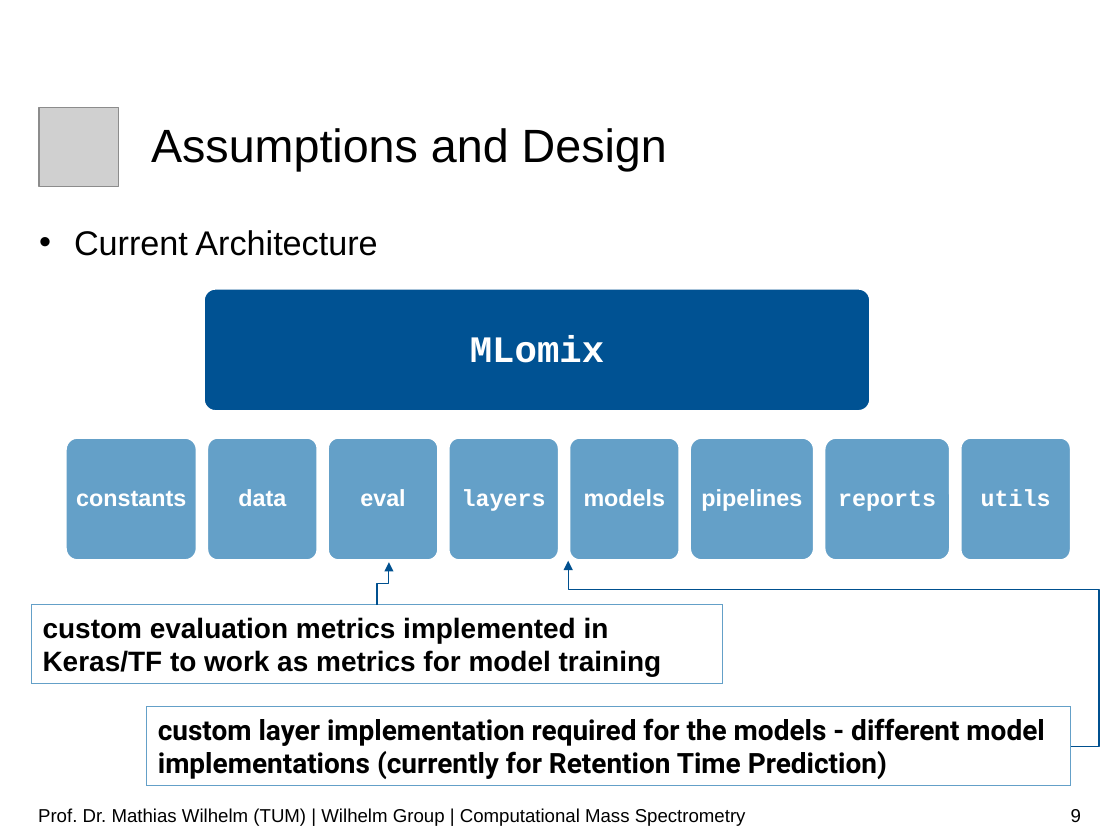
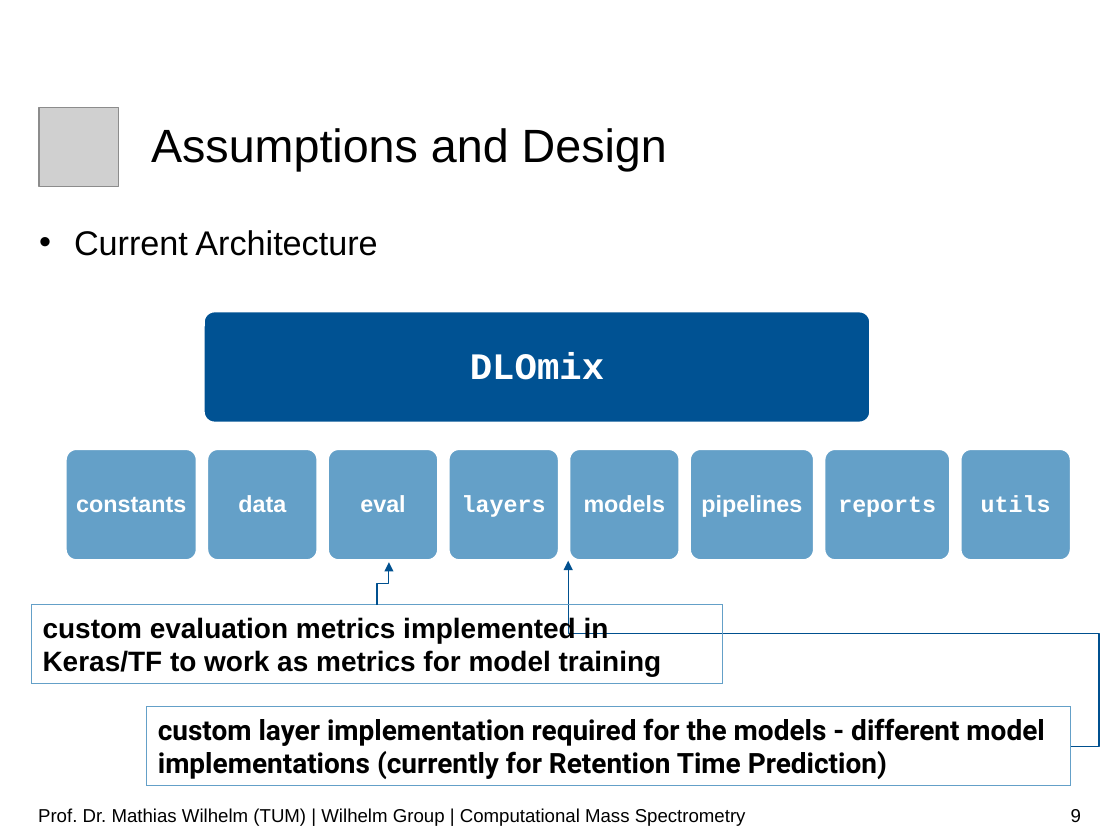
Before and after one commit to wilhelm-lab/dlomix-resources, a slide deck: slide 9 of 01_Intro_Slides_SummerSchool_Sep21.pptx. Drawn at 1120x840 pixels with LibreOffice and Linux fonts; fonts in the diff are those of the drawing; grey boxes stand for pictures; background and template pictures are left out. Boxes give left, top, right and bottom in pixels: in the first picture for what was removed or moved away, otherwise in the second. Text is boxed around its words. In the diff, an @@ line names an element or a change of style, - is before the commit and + after.

```diff
--- a/01_Intro_Slides_SummerSchool_Sep21.pptx
+++ b/01_Intro_Slides_SummerSchool_Sep21.pptx
@@ rounded rectangle: place and size @@
-rounded rectangle at (203,288,870,411)
+rounded rectangle at (203,311,870,423)
@@ text removed at (470,335,604,363) @@
-MLomix
@@ text added at (470,352,604,380), 24 pt, text #FFFFFF, bold @@
+DLOmix
@@ rounded rectangle: place and size @@
-rounded rectangle at (65,437,197,560)
+rounded rectangle at (65,448,197,560)
@@ rounded rectangle: place and size @@
-rounded rectangle at (207,437,318,560)
+rounded rectangle at (207,448,318,560)
@@ rounded rectangle: place and size @@
-rounded rectangle at (327,437,438,560)
+rounded rectangle at (327,448,438,560)
@@ rounded rectangle: place and size @@
-rounded rectangle at (448,437,559,560)
+rounded rectangle at (448,448,559,560)
@@ rounded rectangle: place and size @@
-rounded rectangle at (569,437,680,560)
+rounded rectangle at (569,448,680,560)
@@ rounded rectangle: place and size @@
-rounded rectangle at (690,437,815,560)
+rounded rectangle at (690,448,815,560)
@@ rounded rectangle: place and size @@
-rounded rectangle at (824,437,951,560)
+rounded rectangle at (824,448,951,560)
@@ rounded rectangle: place and size @@
-rounded rectangle at (960,437,1071,560)
+rounded rectangle at (960,448,1071,560)
@@ text "constants": place and size @@
-text "constants" at (76,491,186,506)
+text "constants" at (76,497,186,512)
@@ text "data": place and size @@
-text "data" at (238,489,286,506)
+text "data" at (238,495,286,512)
@@ text "eval": place and size @@
-text "eval" at (360,489,405,506)
+text "eval" at (360,495,405,512)
@@ text "layers": place and size @@
-text "layers" at (462,489,546,511)
+text "layers" at (462,495,546,517)
@@ text "models": place and size @@
-text "models" at (584,489,666,506)
+text "models" at (584,495,666,512)
@@ text "pipelines": place and size @@
-text "pipelines" at (701,489,802,511)
+text "pipelines" at (701,495,802,517)
@@ text "reports": place and size @@
-text "reports" at (838,490,936,511)
+text "reports" at (838,496,936,517)
@@ text "utils": place and size @@
-text "utils" at (981,489,1051,506)
+text "utils" at (981,495,1051,512)
@@ elbow arrow (1071, 746) - (568, 561): route changed @@
```
Also in this commit, not shown: 3 other slides changed, 1 slide added.
